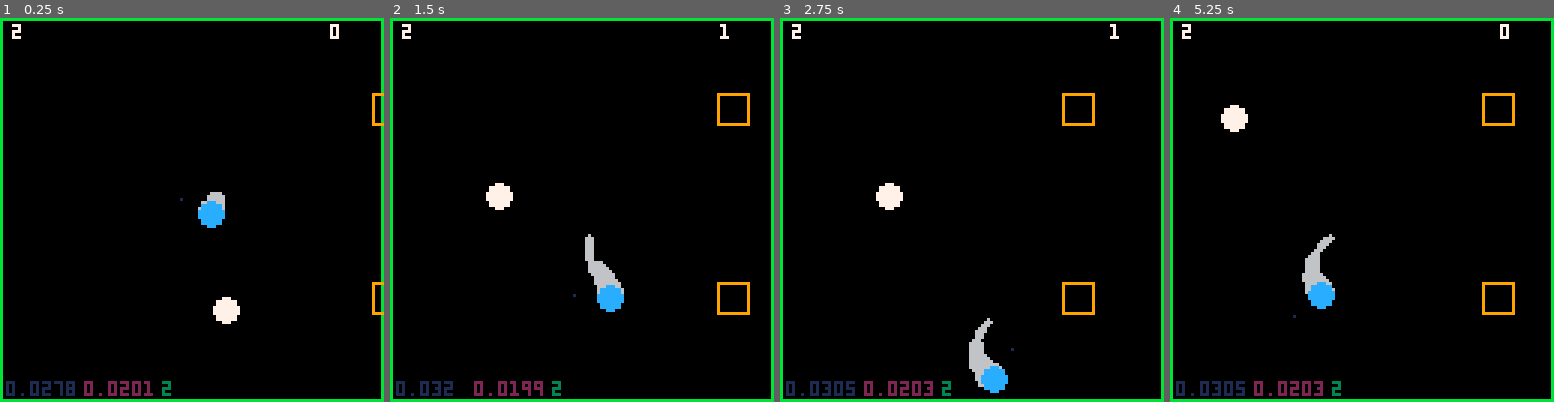
Above: before the commit, frames 1-4 (left to right).
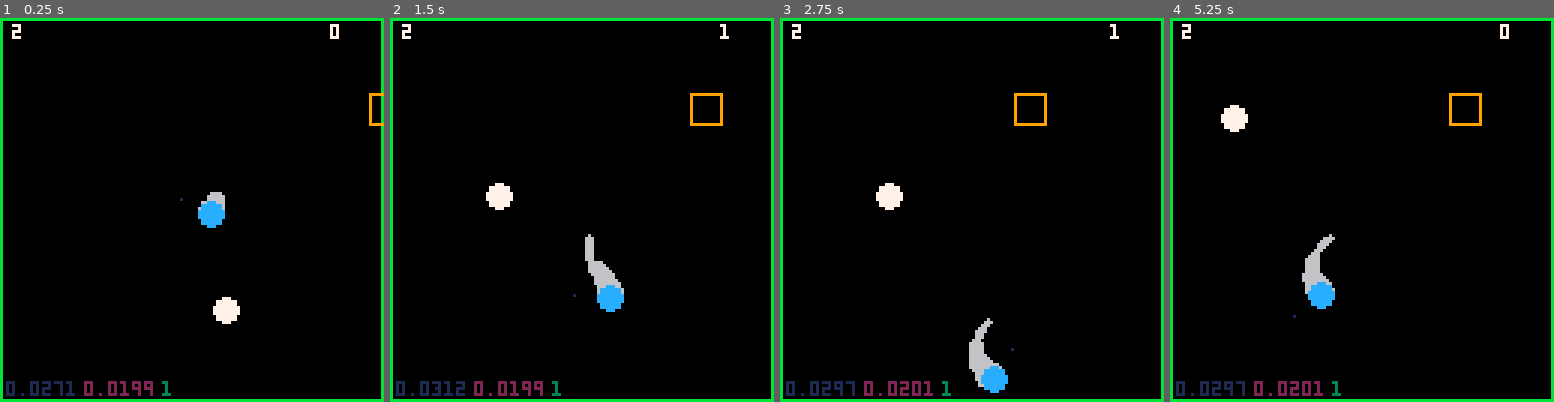
Above: after the commit, the same moments.

Repository: brettski/pico-8
Game: PICO-8 cartridge pivotpico.p8
The game is run twice, just before and just after one commit, with the same random seed, the same clock (stepped at 60 frames per second) and the same inputs.
Inputs:
- Up to frame 1 (0.25 s): no input
- Up to frame 2 (1.5 s): tap X (X key) at 0.33, 1.07 s; tap O (Z key) at 0.7 s
- Up to frame 3 (2.75 s): tap O (Z key) at 1.7, 2.1, 2.5 s; tap X (X key) at 1.85 s
- Up to frame 4 (5.25 s): tap O (Z key) every 0.4 s from 2.9 to 4.9 s; tap X (X key) at 2.97, 4.08, 5.2 s

The runs differ from the first frame. In frame 1, 0.5% of the frame differs, in the area x 17-100%, y 19-99%; in frame 2, 0.8%; in frame 3, 0.9%, in the area x 10-83%, y 19-99%; in frame 4, 0.9%.

Commit message:
speed adjustment. It's now playable

Diff:
--- a/pivotpico.p8
+++ b/pivotpico.p8
@@ -12,6 +12,7 @@
 end
 
 function _update60()
+ t+=1
  _upd()
 end
 
@@ -27,6 +28,7 @@
 --init
 
 function set_globals()
+ t=0
  p={} --player
  pdot={} --point dot
  enemy={}
@@ -48,6 +50,7 @@
   for en in all(enemy) do
    en:upd()
   end
+  spawn_enemy()
  end
 
  _drw=function()
@@ -240,7 +243,7 @@
 	 if pdot:plrhit() then
 	  score+=1
 	  pdot:new()
-	  if(score%10==0)p.rs+=1
+	  if(score%10==0)p.rs+=0.5
 	 end
 	end
 
@@ -260,7 +263,7 @@
 	local e={
 	 y=_y,
 	 x=trny(_lr=="l",128,-8),
-	 mov=trny(_lr=="l",-0.2,0.2),
+	 mov=trny(_lr=="l",-0.3,0.3),
 	 w=10,
 	 h=10,
 	 c=9
@@ -287,8 +290,16 @@
 function init_enemy()
  enemy={}
  add_enemy(25,"l",2)
- add_enemy(88,"l",2)
-
+ --add_enemy(88,"l",2)
+end
+
+function spawn_enemy()
+ if t%400==0 then
+  add_enemy(
+  	12+rnd(101),
+  	rnd({"l","r"}),
+  	2)
+ end
 end
 -->8
 --utils
